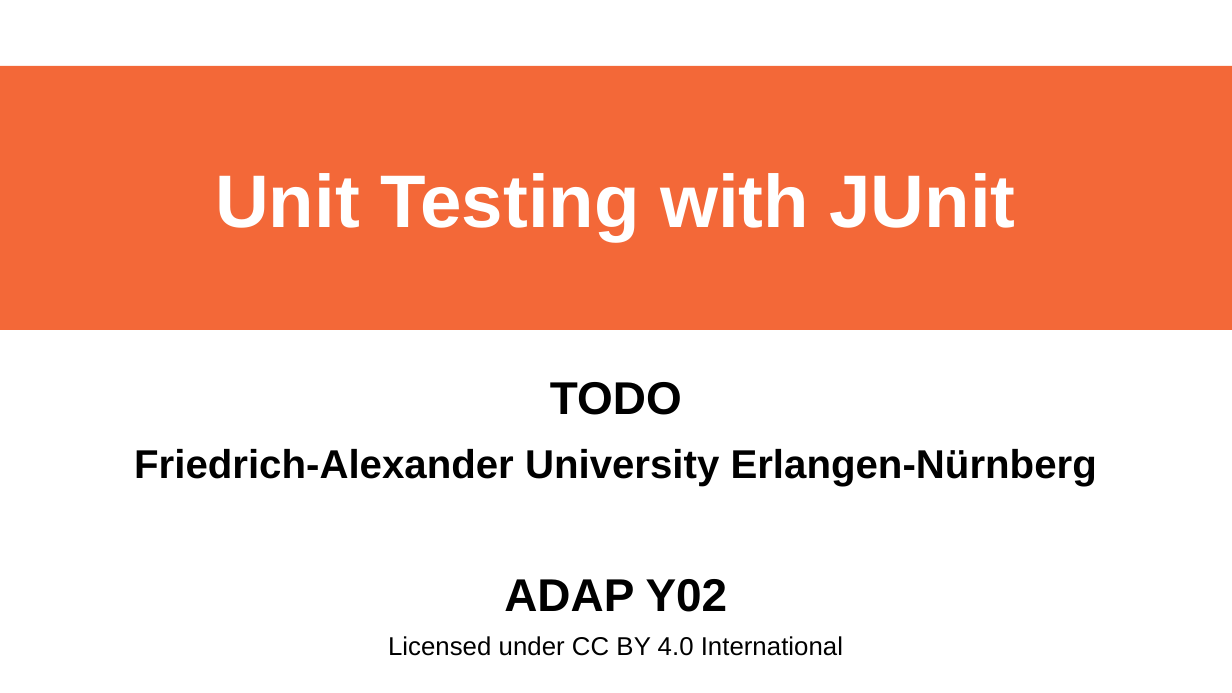
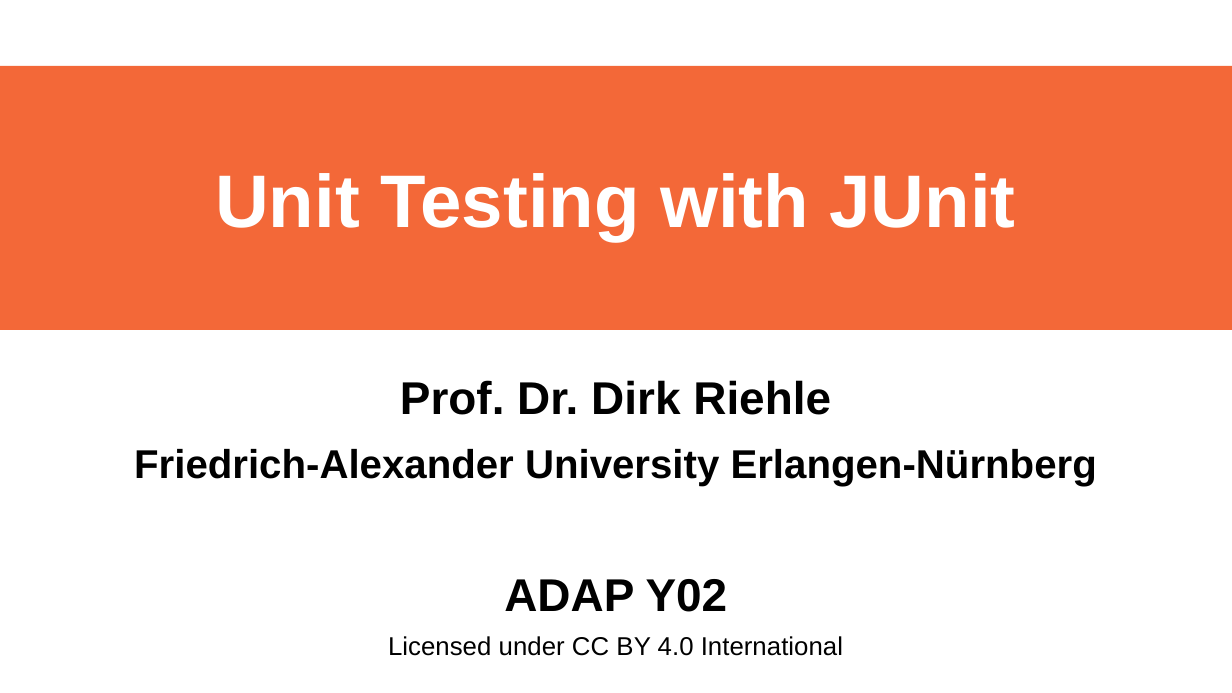
Before and after one commit to dirkriehle/adap-course, a slide deck: slide 1 of Lecture Slides/ADAP Y02- Unit Testing with JUnit.odp. Drawn at 1232x693 pixels with LibreOffice and Linux fonts; fonts in the diff are those of the drawing. Boxes give left, top, right and bottom in pixels: in the first picture for what was removed or moved away, otherwise in the second. Text is boxed around its words. In the diff, an @@ line names an element or a change of style, - is before the commit and + after.

Commit message:
Finalize testing slides

```diff
--- a/Lecture Slides/ADAP Y02- Unit Testing with JUnit.odp
+++ b/Lecture Slides/ADAP Y02- Unit Testing with JUnit.odp
@@ subtitle at box(400, 380, 831, 415): text changed @@
-TODO
+Prof. Dr. Dirk Riehle
```
Also in this commit, not shown: 17 other slides changed, 1 other file.
